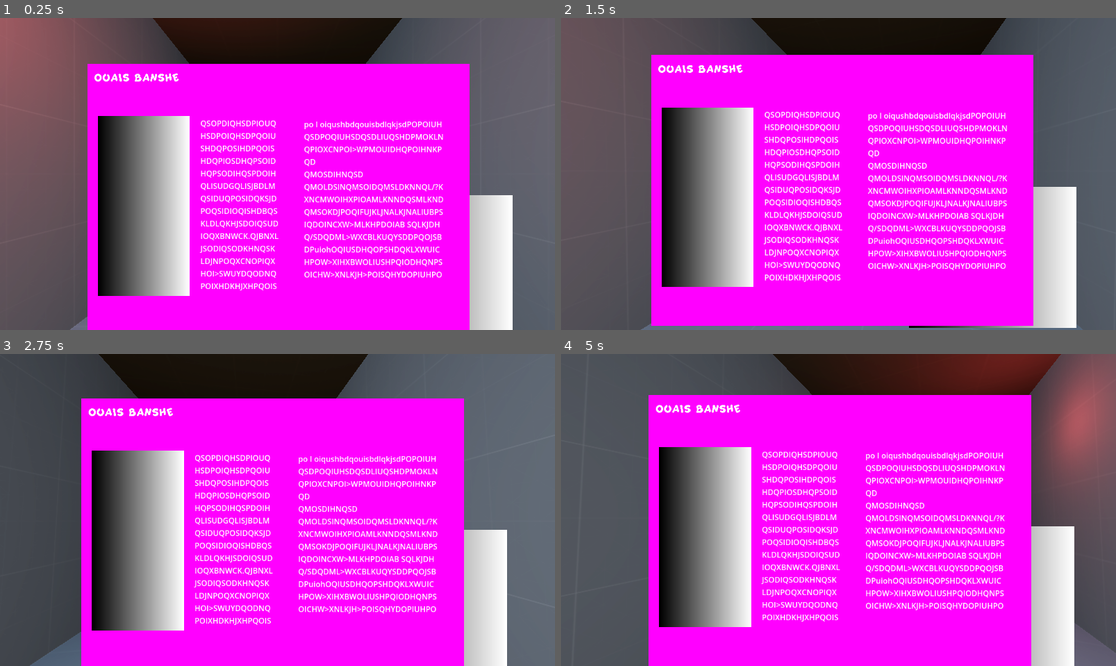
Above: before the commit, frames 1-4 (two rows, left to right).
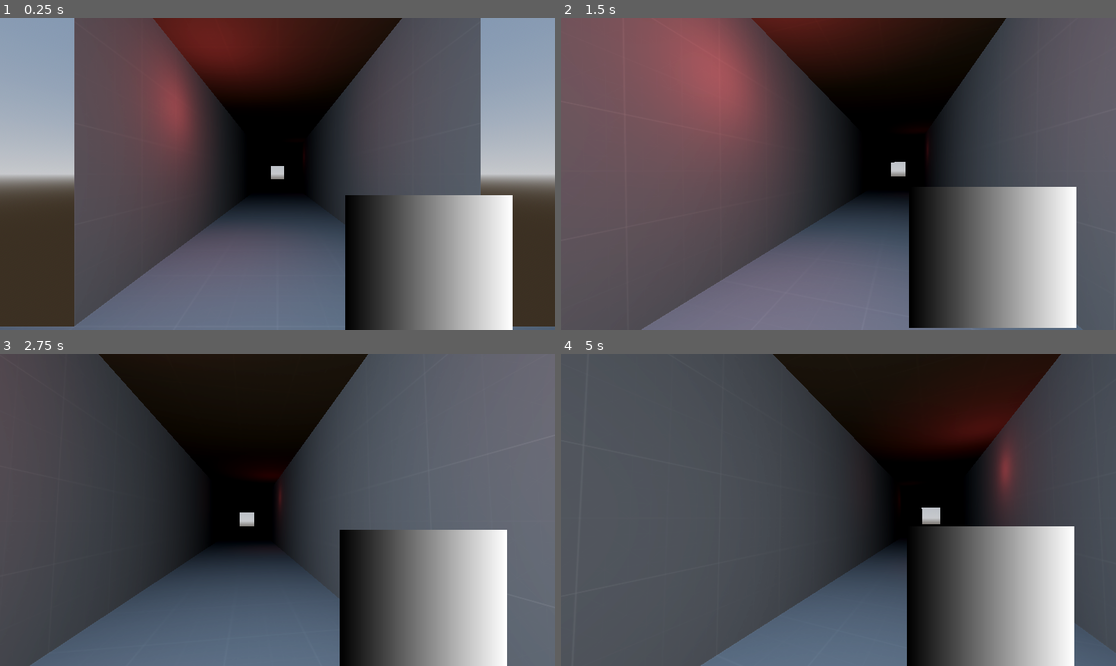
Above: after the commit, the same moments.

Repository: Bigaston/LDJam55
Game: Godot game, scene res://scenes/game/level.tscn
The game is run twice, just before and just after one commit, with the same random seed, the same clock (stepped at 60 frames per second) and the same inputs.
Inputs (mouse positions are in pixels of both pictures, inside the frame that each line leads up to):
- Up to frame 1 (0.25 s): no input
- Up to frame 2 (1.5 s): tap Enter at 0.5 s; move the mouse to (866, 174) at 0.52 s; hold W (move_forward) from 0.53 s (still down); tap Space (use_spell) at 0.6, 1.35 s; move the mouse to (810, 174) at 1.27 s
- Up to frame 3 (2.75 s): keep holding W (move_forward); move the mouse to (288, 503) at 2.02 s; tap Space (use_spell) at 2.1 s
- Up to frame 4 (5 s): keep holding W (move_forward); move the mouse to (832, 516) at 2.77 s; tap Space (use_spell) at 2.85, 3.6, 4.35 s; move the mouse to (877, 513) at 3.52 s; move the mouse to (794, 506) at 4.27 s

The runs differ from the first frame. In frame 1, 86% of the frame differs, in the area x 0-100%, y 0-100%; in frame 2, 66%; in frame 3, 58%; in frame 4, 69%.

Commit message:
Debut Monster

Diff:
--- /dev/null
+++ b/objects/Monster.tscn
@@ -0,0 +1,18 @@
+[gd_scene load_steps=3 format=3 uid="uid://dodkpy17ylwib"]
+
+[ext_resource type="Texture2D" uid="uid://dwe5bhkii4qgq" path="res://resources/textures/placeholder/shadows.png" id="1_uh6yn"]
+
+[sub_resource type="BoxShape3D" id="BoxShape3D_r14h0"]
+size = Vector3(4, 4, 1)
+
+[node name="Monster" type="Node3D"]
+
+[node name="Area3D" type="Area3D" parent="."]
+
+[node name="CollisionShape3D" type="CollisionShape3D" parent="Area3D"]
+shape = SubResource("BoxShape3D_r14h0")
+
+[node name="Decal" type="Decal" parent="."]
+transform = Transform3D(1, 0, 0, 0, 1, 0, 0, 0, 1, -0.0299072, -1.59489, -0.0251083)
+size = Vector3(3.56372, 2.07666, 1.3705)
+texture_albedo = ExtResource("1_uh6yn")
--- a/objects/ui/Book.tscn
+++ b/objects/ui/Book.tscn
@@ -81,6 +81,7 @@
 texture = SubResource("GradientTexture2D_85bbc")
 
 [node name="OpenedBook" type="Control" parent="."]
+visible = false
 layout_mode = 1
 anchors_preset = 7
 anchor_left = 0.5
--- a/resources/materials/proto_material.tres
+++ b/resources/materials/proto_material.tres
@@ -1,6 +1,6 @@
 [gd_resource type="StandardMaterial3D" load_steps=2 format=3 uid="uid://duba4yd4ge04h"]
 
-[ext_resource type="Texture2D" uid="uid://b4h17mh386uyt" path="res://resources/textures/texture_04.png" id="1_6qwhw"]
+[ext_resource type="Texture2D" uid="uid://b4h17mh386uyt" path="res://resources/textures/placeholder/texture_04.png" id="1_6qwhw"]
 
 [resource]
 albedo_texture = ExtResource("1_6qwhw")
--- a/scenes/game/level.tscn
+++ b/scenes/game/level.tscn
@@ -1,9 +1,11 @@
-[gd_scene load_steps=8 format=3 uid="uid://c68seuu055u1q"]
+[gd_scene load_steps=12 format=3 uid="uid://c68seuu055u1q"]
 
 [ext_resource type="Script" path="res://scenes/game/level.gd" id="1_81kyg"]
 [ext_resource type="PackedScene" uid="uid://dig1yvww3j8q6" path="res://objects/terrain.tscn" id="1_p3bju"]
 [ext_resource type="PackedScene" uid="uid://ge5vudlmrbfh" path="res://objects/Player.tscn" id="1_p5c63"]
 [ext_resource type="Script" path="res://scripts/scenes/TerrainContainer.gd" id="3_jbmto"]
+[ext_resource type="Material" uid="uid://duba4yd4ge04h" path="res://resources/materials/proto_material.tres" id="5_ygx1m"]
+[ext_resource type="PackedScene" uid="uid://dodkpy17ylwib" path="res://objects/Monster.tscn" id="6_yuqhc"]
 
 [sub_resource type="ProceduralSkyMaterial" id="ProceduralSkyMaterial_8anhs"]
 sky_horizon_color = Color(0.64625, 0.65575, 0.67075, 1)
@@ -21,6 +23,13 @@
 fog_light_color = Color(0, 0, 0, 1)
 fog_density = 0.3
 
+[sub_resource type="PlaneMesh" id="PlaneMesh_8d5ip"]
+material = ExtResource("5_ygx1m")
+size = Vector2(10, 10)
+
+[sub_resource type="BoxShape3D" id="BoxShape3D_f41b2"]
+size = Vector3(10, 1, 10)
+
 [node name="Level" type="Node3D"]
 script = ExtResource("1_81kyg")
 
@@ -28,9 +37,24 @@
 environment = SubResource("Environment_q02r5")
 
 [node name="Player" parent="." instance=ExtResource("1_p5c63")]
-transform = Transform3D(1, 0, 0, 0, 1, 0, 0, 0, 1, 0, 1.23599, -1)
+transform = Transform3D(1, 0, 0, 0, 1, 0, 0, 0, 1, 0, 1.23599, 2)
 
 [node name="TerrainContainer" type="Node3D" parent="." node_paths=PackedStringArray("player")]
 script = ExtResource("3_jbmto")
 terrain_scene = ExtResource("1_p3bju")
 player = NodePath("../Player")
+
+[node name="StartRoom" type="Node3D" parent="."]
+
+[node name="Ground" type="MeshInstance3D" parent="StartRoom"]
+transform = Transform3D(1, 0, 0, 0, 1, 0, 0, 0, 1, 0, 0, 5)
+mesh = SubResource("PlaneMesh_8d5ip")
+
+[node name="StaticBody3D" type="StaticBody3D" parent="StartRoom/Ground"]
+
+[node name="CollisionShape3D" type="CollisionShape3D" parent="StartRoom/Ground/StaticBody3D"]
+transform = Transform3D(1, 0, 0, 0, 1, 0, 0, 0, 1, 0, -0.5, 0)
+shape = SubResource("BoxShape3D_f41b2")
+
+[node name="Monster" parent="." instance=ExtResource("6_yuqhc")]
+transform = Transform3D(1, 0, 0, 0, 1, 0, 0, 0, 1, 0, 1.99765, 4.25093)
Binary file added: resources/textures/placeholder/shadows.png
Not shown, changed: resources/textures/placeholder/shadows.png.import
Renamed: resources/textures/texture_04.png -> resources/textures/placeholder/texture_04.png
Not shown, added: resources/textures/placeholder/texture_04.png.import
